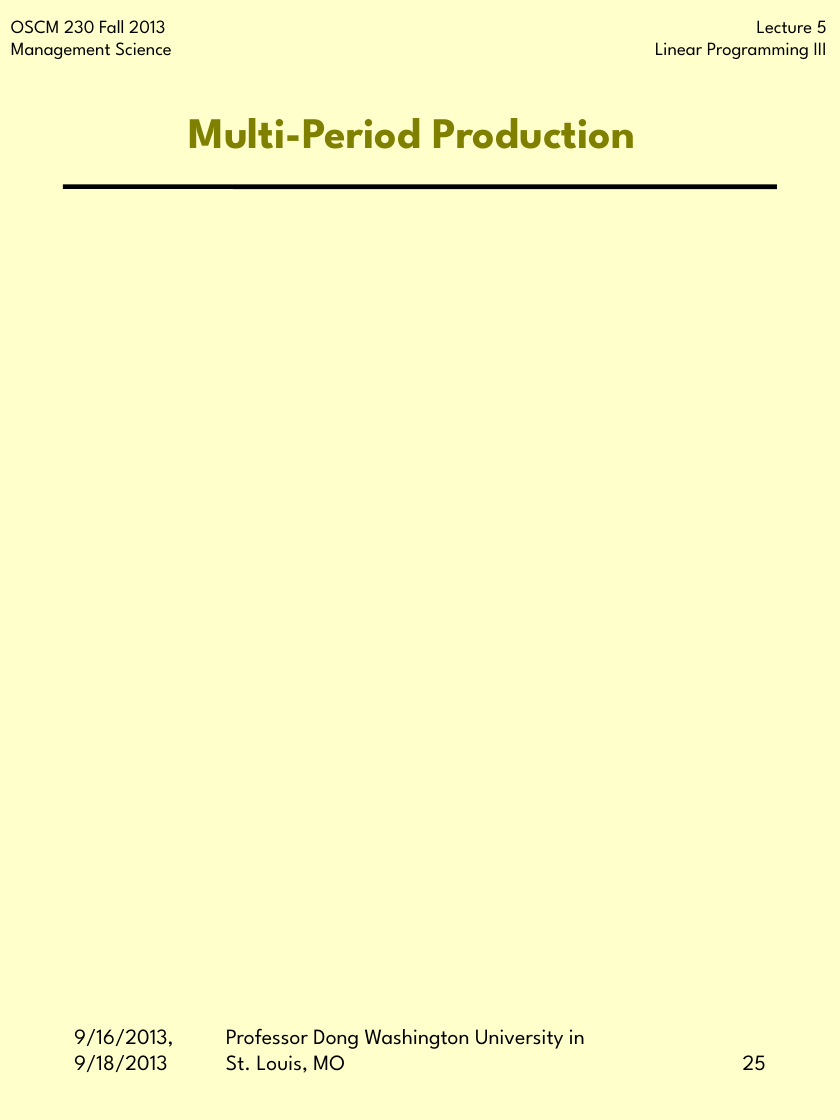
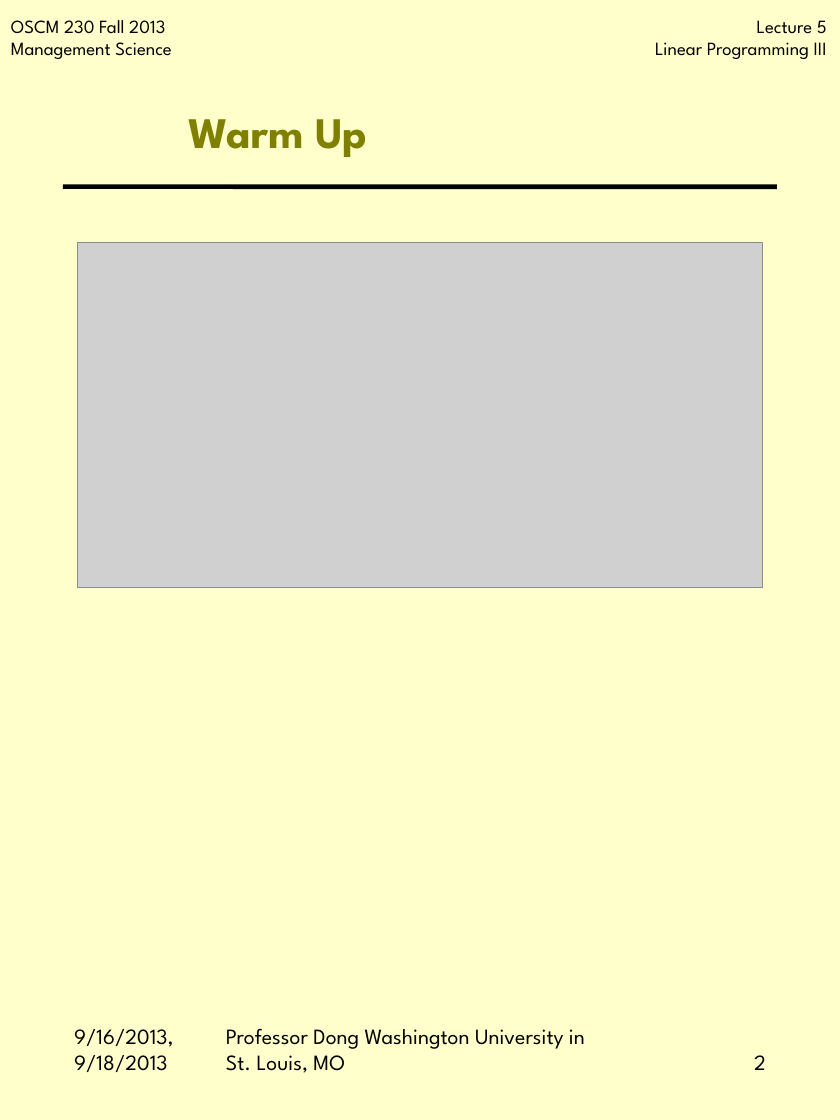
Before and after one commit to jbf232/OSCM230, a slide deck: slide 2 of Fall 2015/Lectures/Lecture 3 Formulations/Lecture 3 Formulations.pptx (slide 25 before the commit). Drawn at 840x1120 pixels with LibreOffice and Linux fonts; fonts in the diff are those of the drawing; grey boxes stand for pictures; background and template pictures are left out. Boxes give left, top, right and bottom in pixels: in the first picture for what was removed or moved away, otherwise in the second. Text is boxed around its words. In the diff, an @@ line names an element or a change of style, - is before the commit and + after.

```diff
--- a/Fall 2015/Lectures/Lecture 3 Formulations/Lecture 3 Formulations.pptx
+++ b/Fall 2015/Lectures/Lecture 3 Formulations/Lecture 3 Formulations.pptx
@@ title at box(189, 119, 367, 157): text changed @@
-Multi-Period Production
+Warm Up
@@ picture added at box(77, 243, 762, 588) @@
@@ page number at box(754, 1055, 766, 1070): text changed @@
-25
+2
```
Also in this commit, not shown: 4 other slides changed, 1 slide added, 16 slides removed.
